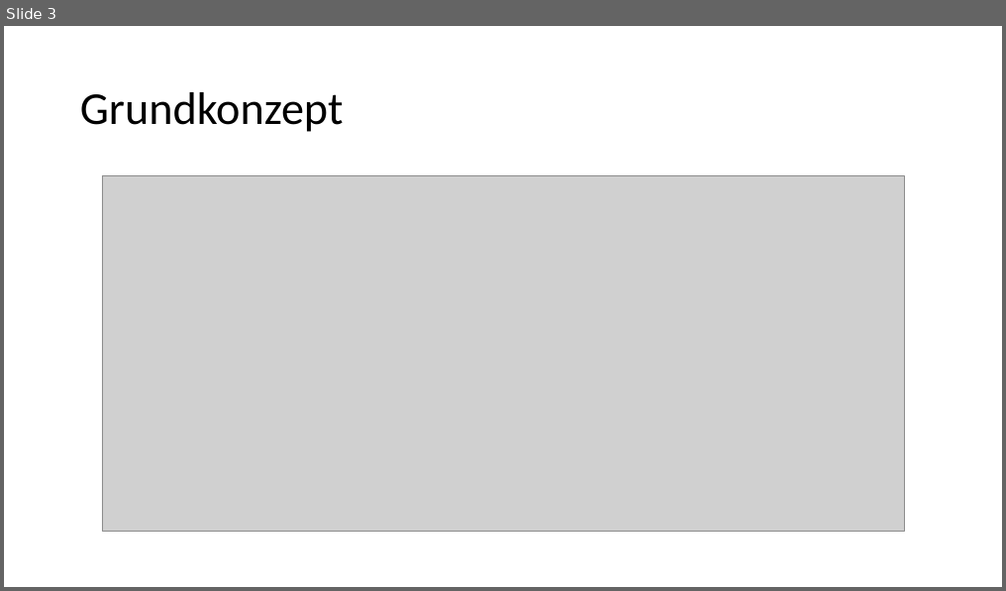
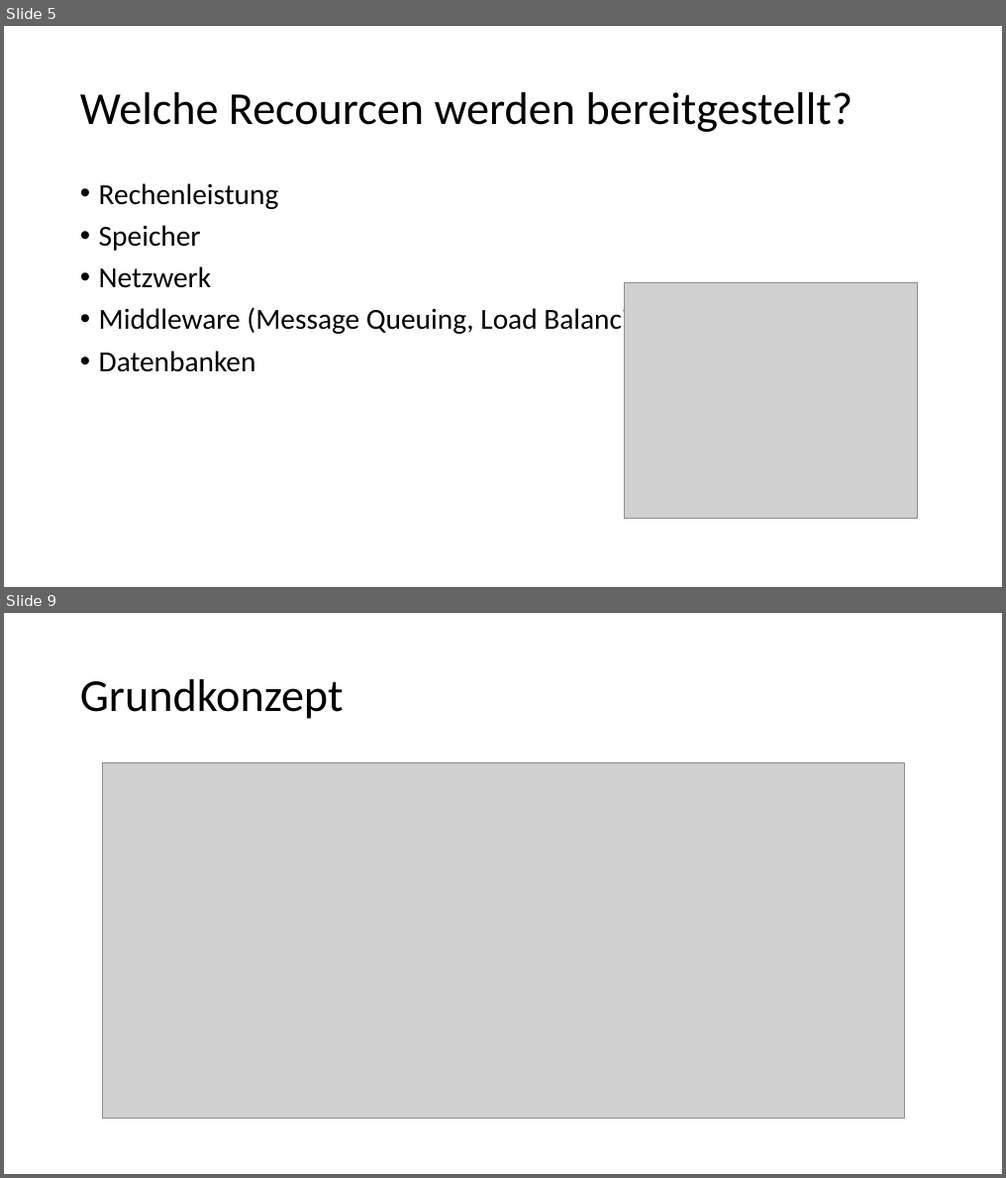
Before and after one commit to Philwi/HTWDresdenIMBeleg, a slide deck: FaaS.pptx. Shown one above the other, each under a label of ours: slide 3 before the commit, slides 5 and 9 after it; the slides between them are not shown. The pictures are 1006x591 and 1006x1178 pixels, drawn with LibreOffice and Linux fonts; fonts in the diff are those of the drawing; grey boxes stand for pictures. Boxes give left, top, right and bottom in pixels: in the first picture for what was removed or moved away, otherwise in the second. Text is boxed around its words. In the diff, an @@ line names an element or a change of style, - is before the commit and + after.

```diff
--- a/FaaS.pptx
+++ b/FaaS.pptx
@@ slide 5 added at <box>4,26,1002,587</box>, background #FFFFFF @@
@@ title added at <box>80,92,853,132</box>, 44 pt, text #000000 @@
+Welche Recourcen werden bereitgestellt?
@@ text added at <box>99,183,666,372</box>, 28 pt, text #000000 @@
+• Rechenleistung
+• Speicher
+• Netzwerk
+• Middleware (Message Queuing, Load Balancing)
+• Datenbanken
@@ picture added at <box>625,282,918,519</box> @@
@@ what was slide 3 is now slide 9 @@
```
Also in this commit, not shown: 1 slide changed, 8 other slides added, 1 slide removed.
